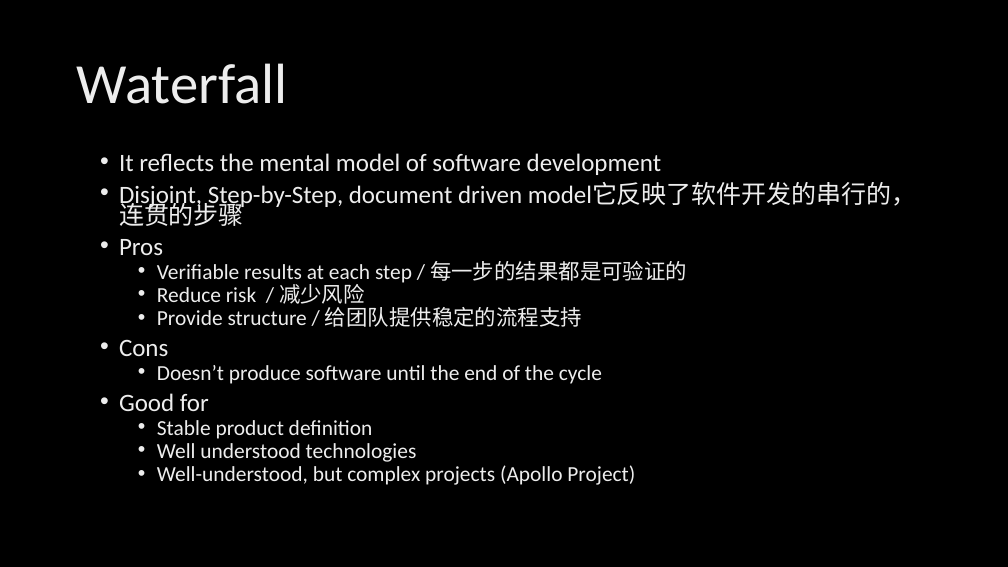
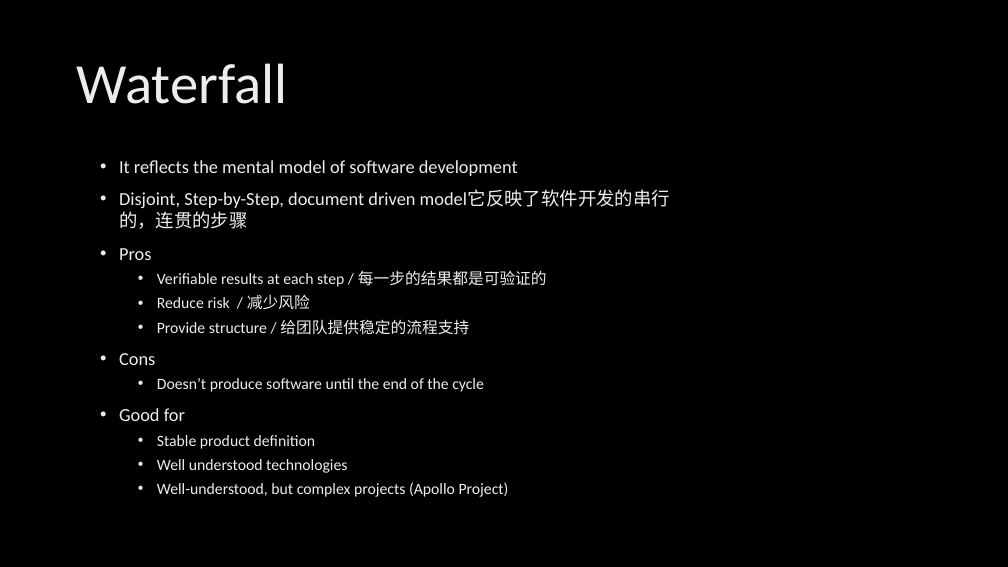
Before and after one commit to xinase/ASE, a slide deck: slide 29 of chapter5/ASE_5_Team_and_Process.pptx. Drawn at 1008x567 pixels with LibreOffice and Linux fonts; fonts in the diff are those of the drawing; background and template pictures are left out. Boxes give left, top, right and bottom in pixels: in the first picture for what was removed or moved away, otherwise in the second. Text is boxed around its words. In the diff, an @@ line names an element or a change of style, - is before the commit and + after.

```diff
--- a/chapter5/ASE_5_Team_and_Process.pptx
+++ b/chapter5/ASE_5_Team_and_Process.pptx
@@ text "It reflects the mental model ..." at [119, 160, 547, 497]: size 23.8 to 17.5 pt in "It reflects the mental model of software ...", "Disjoint, Step-by-Step, document driven model它反映了软件开发的串行的，连贯 ...", "Pros", "Cons" and 1 more places; size 20.4 to 15 pt in "Verifiable results at each step / 每一步的结果都是可验证的", "Reduce risk / 减少风险", "Provide structure / 给团队提供稳定的流程支持", "Doesn’t produce software until the end of ..." and 3 more places; line spacing 0.7 to 1 @@
```
Also in this commit, not shown: 5 other slides changed.
